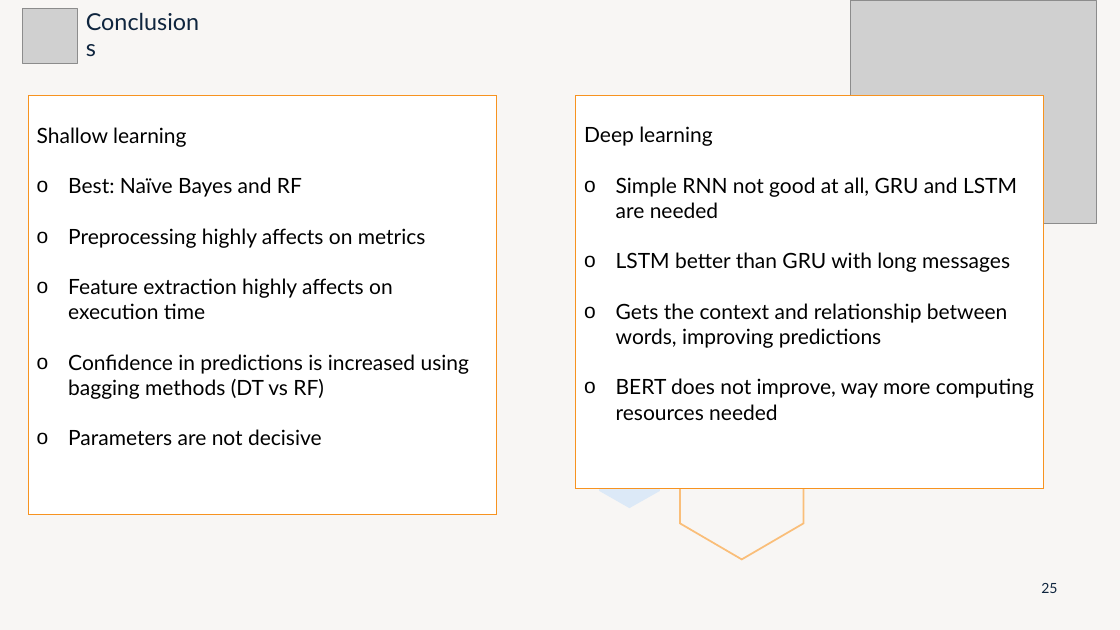
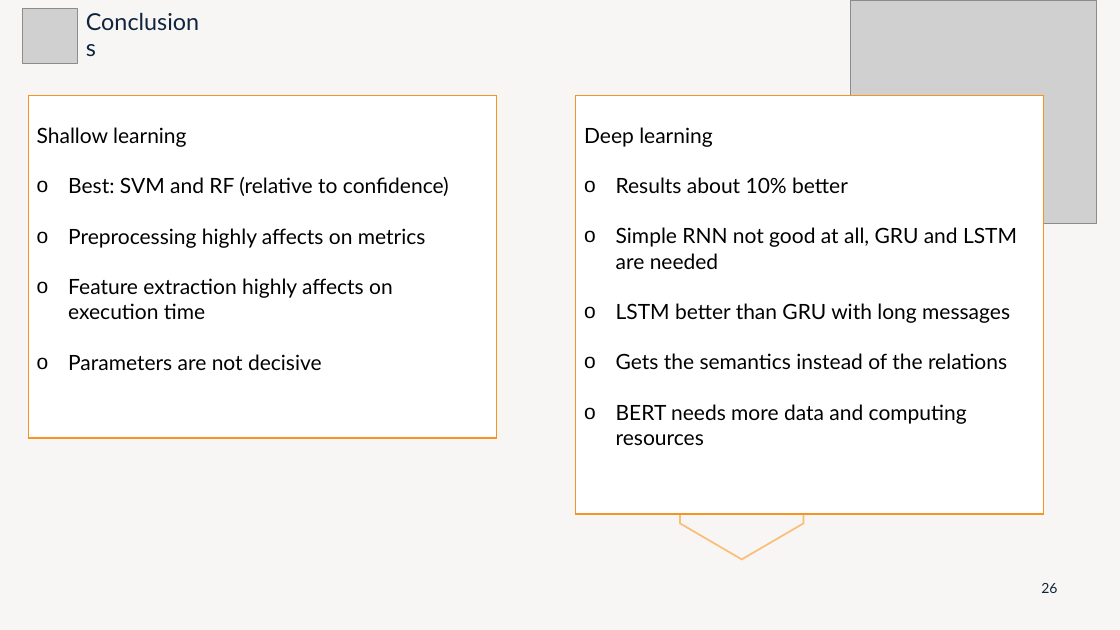
Before and after one commit to marti1999/TFG, a slide deck: slide 26 of informes/entrega final/presentation.pptx (slide 25 before the commit). Drawn at 1120x630 pixels with LibreOffice and Linux fonts; fonts in the diff are those of the drawing; grey boxes stand for pictures. Boxes give left, top, right and bottom in pixels: in the first picture for what was removed or moved away, otherwise in the second. Text is boxed around its words. In the diff, an @@ line names an element or a change of style, - is before the commit and + after.

Commit message:
presentation

```diff
--- a/informes/entrega final/presentation.pptx
+++ b/informes/entrega final/presentation.pptx
@@ rectangle "Shallow learning": place and size @@
-rectangle "Shallow learning" at bbox=[29, 96, 497, 514]
+rectangle "Shallow learning" at bbox=[29, 96, 497, 438]
@@ rectangle "Deep learning": place and size @@
-rectangle "Deep learning" at bbox=[576, 96, 1044, 489]
+rectangle "Deep learning" at bbox=[576, 96, 1044, 514]
@@ text in rectangle at bbox=[68, 177, 449, 196]: text changed @@
-o Best: Naïve Bayes and RF
+o Best: SVM and RF (relative to confidence)
@@ text in rectangle at bbox=[616, 177, 848, 193]: paragraph added @@
+o Results about 10% better
@@ text in rectangle at bbox=[68, 354, 469, 399]: paragraph removed @@
-o Confidence in predictions is increased using bagging methods (DT vs RF)
@@ text in rectangle at bbox=[616, 353, 1007, 445]: text changed @@
-o Gets the context and relationship between words, improving predictions
-o BERT does not improve, way more computing resources needed
+o Gets the semantics instead of the relations
+o BERT needs more data and computing resources
@@ freeform shape removed at bbox=[599, 439, 660, 508] @@
@@ page number at bbox=[1041, 583, 1057, 593]: text changed @@
-25
+26
```
Also in this commit, not shown: 3 other slides changed, 4 slides added, 1 slide removed, 2 other files.
